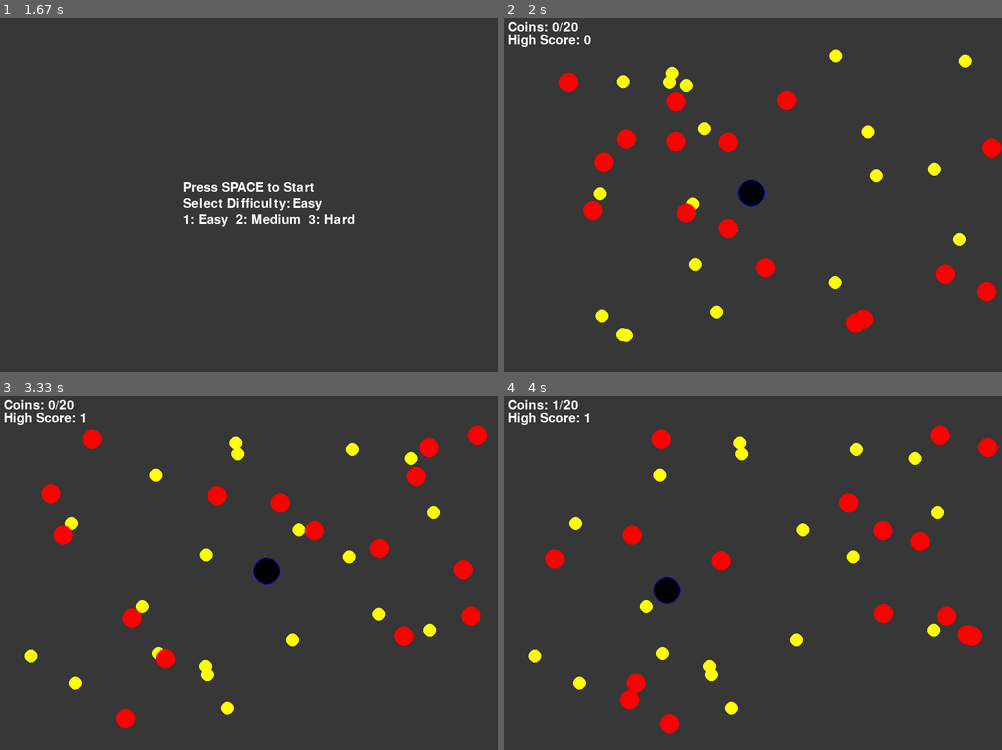
Above: before the commit, frames 1-4 (two rows, left to right).
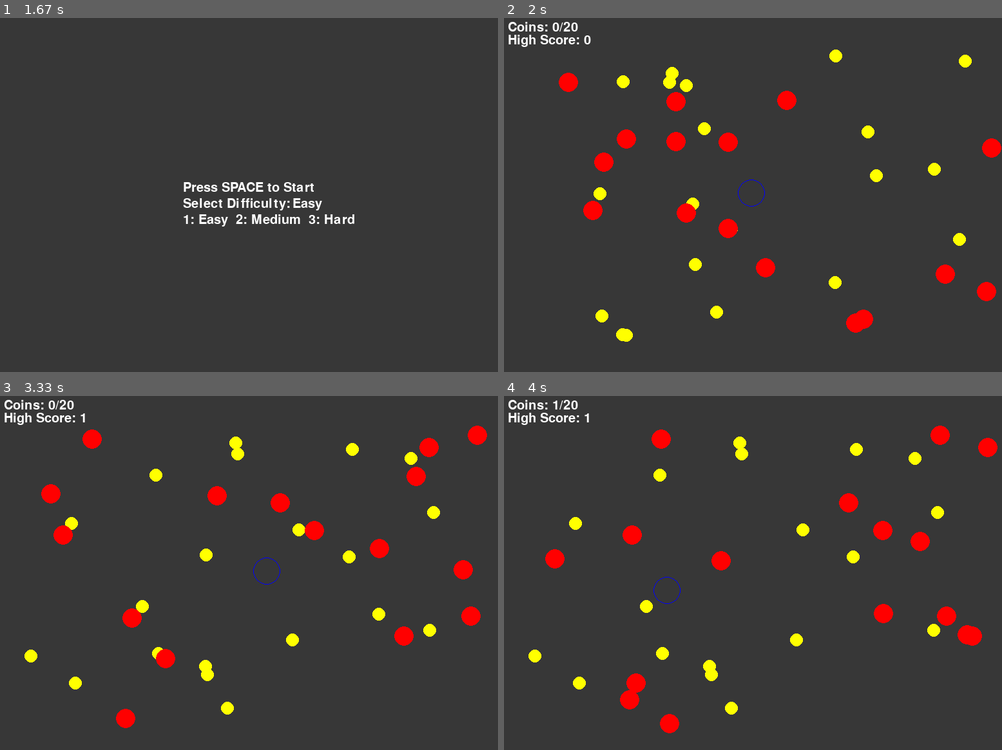
Above: after the commit, the same moments.

Repository: BRH2001/BRH2001.github.io
Game: pygame game, started from Love2D_Game/main.py
The game is run twice, just before and just after one commit, with the same random seed, the same clock (stepped at 60 frames per second) and the same inputs.
Inputs:
- Up to frame 1 (1.67 s): tap 1 at 0.33 s
- Up to frame 2 (2 s): tap Space at 1.67 s
- Up to frame 3 (3.33 s): hold Right 2-2.47 s; tap Space at 2.07, 2.37, 2.57, 2.9, 3.2 s; hold Up 2.5-2.8 s; hold Right 2.83-3.3 s
- Up to frame 4 (4 s): hold Left 3.33-3.87 s; tap Space at 3.4, 3.7, 3.97 s; hold Down from 3.9 s (still down)

Frame 1 is identical in both runs. In frame 2, 0.3% of the frame differs, in the area x 47-53%, y 45-54%; in frame 3, 0.3%; in frame 4, 0.3%.

Commit message:
Update main.py
.

Diff:
--- a/Love2D_Game/main.py
+++ b/Love2D_Game/main.py
@@ -48,7 +48,7 @@
             self.y = screen_height - self.radius
 
     def draw(self):
-        color = BLACK if self.invincible else BLUE
+        color = GREY if self.invincible else BLUE
         pygame.draw.circle(screen, color, (int(self.x), int(self.y)), self.radius)
         if self.invincible:
             pygame.draw.circle(screen, BLUE, (int(self.x), int(self.y)), self.radius + 1, 1)
